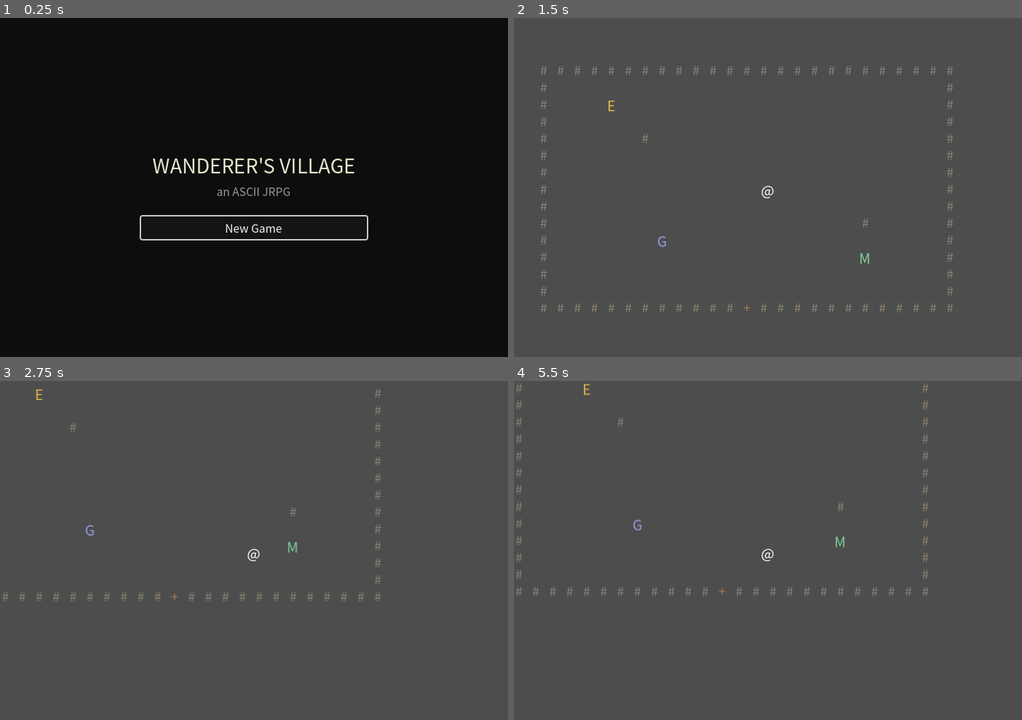
Above: before the commit, frames 1-4 (two rows, left to right).
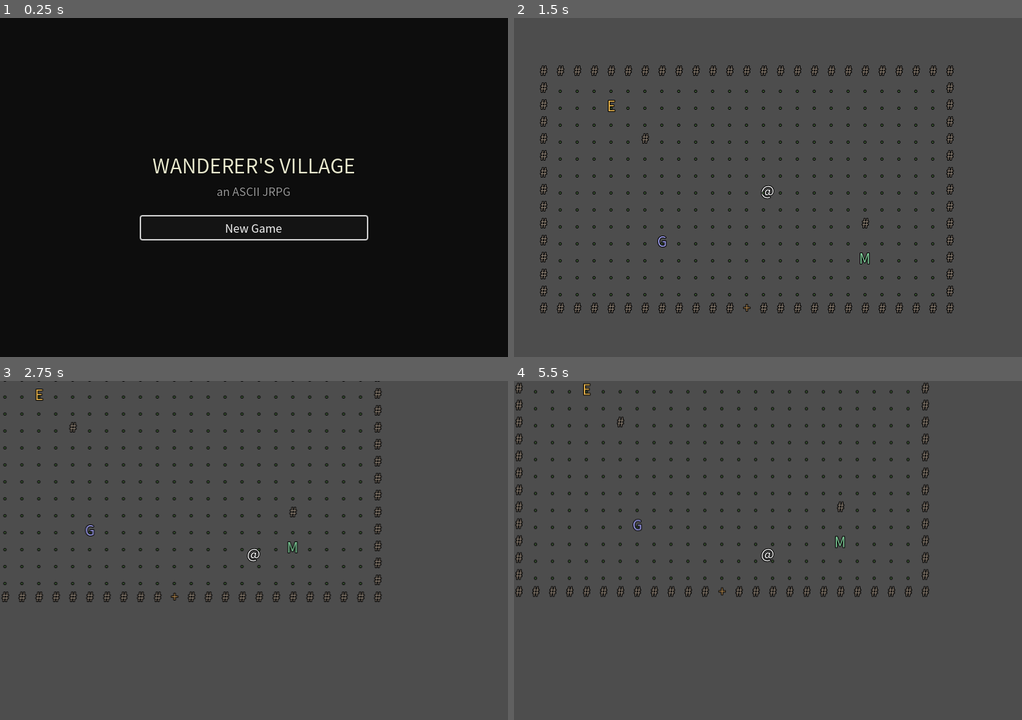
Above: after the commit, the same moments.

Repository: jchans/agent-blank
Game: Godot game, scene res://scenes/TitleScreen.tscn
Two runs of this game, one before a commit and one after it. Both use one fixed random seed, a clock stepped at 60 frames per second and the inputs below.
Inputs:
- Up to frame 1 (0.25 s): no input
- Up to frame 2 (1.5 s): click "New Game" at 0.5 s; tap Enter (ui_accept) at 1.25 s; hold Right from 1.28 s (still down); tap Z at 1.35 s
- Up to frame 3 (2.75 s): tap Enter (ui_accept) at 1.52, 2.27 s; release Right at 2.03 s; hold Down from 2.03 s (still down); tap X at 2.1 s
- Up to frame 4 (5.5 s): release Down at 2.78 s; hold Right 2.78-3.53 s; tap H at 2.85, 5.1 s; tap Enter (ui_accept) at 3.5, 3.77, 4.25, 4.52, 5, 5.27 s; hold Up 3.53-4.28 s; tap Z at 3.6 s; hold Left from 4.28 s (still down); tap X at 4.35 s

The runs differ from the first frame. In frame 2, 3.4% of the frame differs, in the area x 5-87%, y 13-88%; in frame 3, 2.6%; in frame 4, 3.0%.

Commit message:
Drop the dialogue/menu panel background, show text only
Six rounds of fixes for the invisible-panel-background bug (DPI,
ANGLE, corner-radius/AA, force_relayout) all failed or went
unconfirmed on the user's real Windows hardware. Per the user's
request, sidestep it instead: swap the shared theme's Panel stylebox
from StyleBoxFlat to StyleBoxEmpty (draws nothing at all, so whatever
bug swallows StyleBoxFlat's draw call can't apply), and add a black
font outline to Label/RichTextLabel so text stays legible with no box
behind it. Also cleans up the round 4-6 diagnostic scaffolding
(PANEL_DEBUG prints, console wrapper) now that this investigation is
pausing on a shipped workaround rather than a confirmed root cause.

Co-Authored-By: Claude Sonnet 5 <noreply@anthropic.com>
Claude-Session: https://claude.ai/code/session_01B8mavScj3YuN7uiXtDRfcj

Diff:
--- a/scripts/dialogue_box.gd
+++ b/scripts/dialogue_box.gd
@@ -16,9 +16,7 @@
 func _ready() -> void:
 	hide()
 	DialogueManager.register_dialogue_box(self)
-	print("PANEL_DEBUG[before_fix] dialoguebox_size=", size, " dialoguebox_position=", position)
 	LayoutWorkaround.force_relayout(self)
-	print("PANEL_DEBUG[after_fix] dialoguebox_size=", size, " dialoguebox_position=", position)
 
 
 func display_node(node: Dictionary) -> void:
--- a/theme/ui_theme.tres
+++ b/theme/ui_theme.tres
@@ -1,12 +1,10 @@
 [gd_resource type="Theme" load_steps=2 format=3]
 
-[sub_resource type="StyleBoxFlat" id="StyleBoxFlat_panel"]
-bg_color = Color(0.1, 0.1, 0.1, 0.6)
-corner_radius_top_left = 0
-corner_radius_top_right = 0
-corner_radius_bottom_right = 0
-corner_radius_bottom_left = 0
-anti_aliasing = false
+[sub_resource type="StyleBoxEmpty" id="StyleBoxEmpty_panel"]
 
 [resource]
-Panel/styles/panel = SubResource("StyleBoxFlat_panel")
+Panel/styles/panel = SubResource("StyleBoxEmpty_panel")
+Label/colors/font_outline_color = Color(0, 0, 0, 1)
+Label/constants/outline_size = 4
+RichTextLabel/colors/font_outline_color = Color(0, 0, 0, 1)
+RichTextLabel/constants/outline_size = 4
Not shown, changed: export_presets.cfg
Not shown, changed: PROGRESS.md
